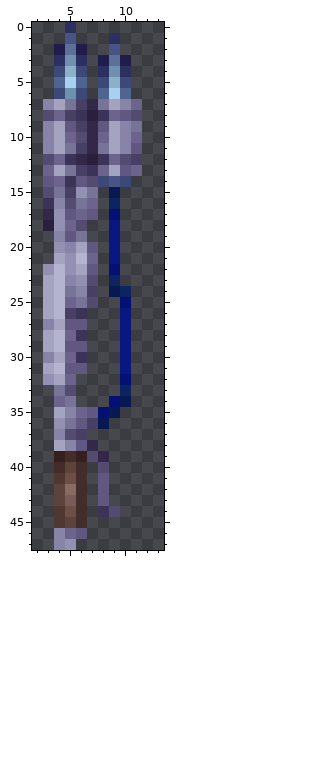
Edited in one commit: pixel-art sprite (Resources/AwesomeGuns/Items/STUN_ROD.gif). Above is the file before it was changed.
The file is 32x48 pixels. Shown: x 2..13, y 0..47.
Now the later version:
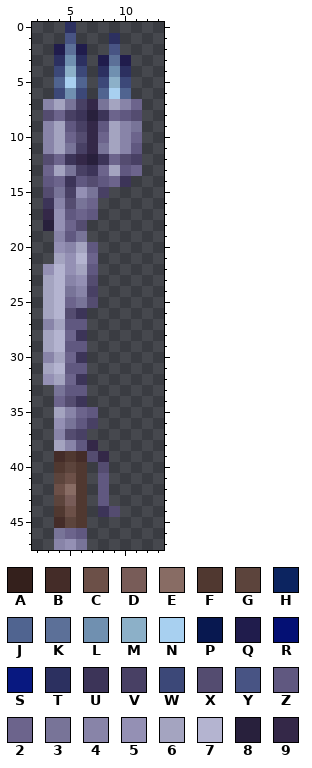
Palette (. is transparent): A #34201c  B #442c28  C #6c5048  D #785c58  E #886c64  F #503830  G #5c443c  H #0c2460  J #506490  K #5c7098  L #7090b0  M #8cb0c8  N #a8d0f0  P #081850  Q #201c4c  R #041074  S #081880  T #2c3060  U #3c3458  V #484064  W #3c4878  X #544c70  Y #485484  Z #605880  2 #6c648c  3 #787498  4 #8884a8  5 #9490b4  6 #a4a4c0  7 #b4b4d0  8 #28203c  9 #342848
Author's note on the commit: big image of STUN ROD has been corrected
Change:
y 14: x 8..10 WYW -> Z2U
y 15: x 8..9 .P -> V.
y 16: x 9 H -> .
y 17: x 9 R -> .
y 18..21: x 9 S -> .
y 22: x 9 R -> .
y 23: x 9 H -> .
y 24: x 9..10 PH -> ..
y 25: x 10 R -> .
y 26: x 5 V -> X; x 10 S -> .
y 27..31: x 10 S -> .
y 32: x 6 . -> U; x 10 R -> .
y 33: x 5..6 X. -> ZZ; x 10 H -> .
y 34: x 5..6 3. -> XU; x 9..10 RP -> ..
y 35: x 8..9 RP -> ..
y 36: x 8 P -> .
y 39: x 4..6 ABA -> BFB
y 40: x 4 B -> F; x 6 B -> F
y 41: x 4 F -> G; x 6 B -> F
y 42: x 4 G -> C; x 6 B -> F
y 43..44: x 6 B -> F
y 45: x 4 F -> B; x 6 B -> F
y 46: x 4 4 -> 3
y 47: x 6 . -> 3
Changed places in both pictures, as pixel boxes (x1, y1, x2, y2):
changed: (54, 176, 131, 550)
